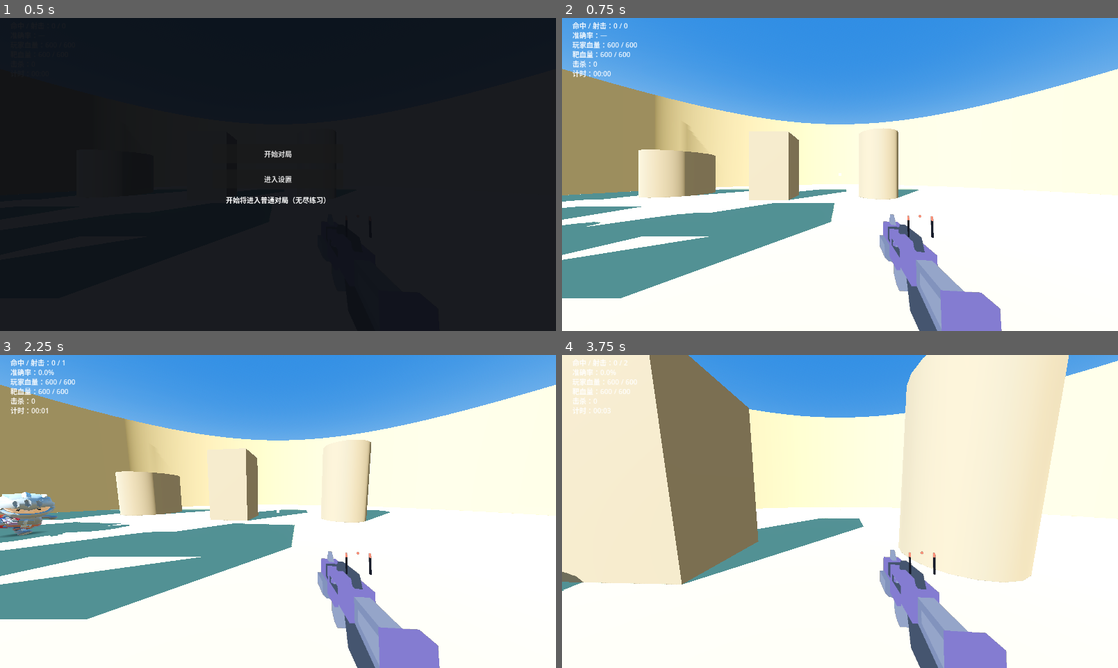
Above: before the commit, frames 1-4 (two rows, left to right).
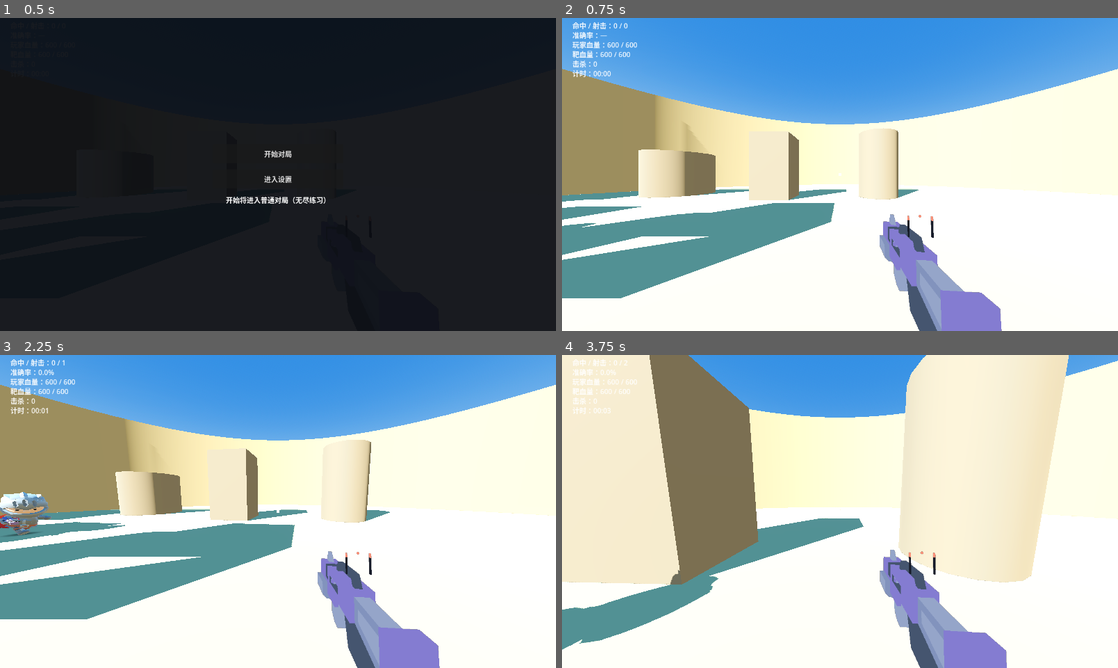
Above: after the commit, the same moments.

Repository: sefFumyc/Aimtrainer_ApexLegends
Game: Godot game, scene res://src/scenes/main.tscn
The game is run twice, just before and just after one commit, with the same random seed, the same clock (stepped at 60 frames per second) and the same inputs.
Inputs (mouse positions are in pixels of both pictures, inside the frame that each line leads up to):
- Up to frame 1 (0.5 s): no input
- Up to frame 2 (0.75 s): click "开始对局" at 0.5 s
- Up to frame 3 (2.25 s): tap Enter at 1.25 s; move the mouse to (305, 511) at 1.27 s; hold Space (jump) 1.28-2.03 s; hold W (move_forward) from 1.28 s (still down); click (305, 511) at 1.42 s; move the mouse to (250, 511) at 2.02 s; right-click (250, 511) at 2.1 s
- Up to frame 4 (3.75 s): keep holding W (move_forward); tap Space (jump) at 2.27, 2.3, 2.57, 3.05 s; move the mouse to (851, 505) at 2.77 s; hold Ctrl (crouch) 2.78-3.53 s; move the mouse to (834, 517) at 3.52 s; click (834, 517) at 3.6 s

Frame 1 is identical in both runs. In frame 2, less than 0.1% of the frame differs, in the area x 0-7%, y 65-67%; in frame 3, 0.5%; in frame 4, 2.9%, in the area x 0-29%, y 68-95%.
Error before the commit: Invalid assignment of property or key 'disabled' with value of type 'bool' on a base object of type 'HSlider'. (res://src/scenes/settings_panel.gd:578)
Error after the commit: Invalid assignment of property or key 'disabled' with value of type 'bool' on a base object of type 'HSlider'. (res://src/scenes/settings_panel.gd:595)

Commit message:
出厂默认第二次烘焙 + 全屏宽高比拉伸（ADR-0022/0029）：玩家实测 12 处差异烧入代码默认（含冲锋枪相机通道 1.1、体型半径 10、跳跃间隔 0.6–5.5、RAS 0.5、开关设置改绑 B，双处契约同步），预设表与现存 cfg 不动；设置页「画面与输入」新增「全屏宽高比」（16:9 默认/16:10），F11 独占全屏按屏高为分母算宽、驱动整体拉伸铺满（CS/Apex stretched 语义，竖直 FOV 恒定零改动），全屏中切档立即生效、退回恢复旧窗口尺寸，持久化 [video] aspect 不进预设

Diff:
--- a/project.godot
+++ b/project.godot
@@ -109,7 +109,7 @@
 toggle_settings={
 "deadzone": 0.5,
 "events": [Object(InputEventKey,"resource_local_to_scene":false,"resource_name":"","device":-1,"window_id":0,"alt_press …(195 unchanged characters)…
-, Object(InputEventJoypadButton,"resource_local_to_scene":false,"resource_name":"","device":-1,"button_index":4,"pressure":0.0,"pressed":false,"script":null)
+, Object(InputEventJoypadButton,"resource_local_to_scene":false,"resource_name":"","device":-1,"button_index":1,"pressure":0.0,"pressed":false,"script":null)
 ]
 }
 toggle_fullscreen={
--- a/src/autoload/game_settings.gd
+++ b/src/autoload/game_settings.gd
@@ -56,18 +56,24 @@
 ## 「受击红屏」（ADR-0019）：玩家被 bot 命中时全屏泛红渐隐的开关，与「命中提示」对偶。
 var hit_flash_enabled := true
 ## 「后坐力强度」（票 08 / ADR-0026，CONTEXT）：枪械抖动（枪体 kick）与相机抖动（相机踢）按武器
-## 分档的倍率，出厂默认即玩家实测定稿手感（步枪/手枪 × 枪械/相机；冲锋枪无实测，
-## 默认中性 1.0 从设计基准起步），0 = 关掉该通道。个人手感偏好，不进预设 26 项。
+## 分档的倍率，出厂默认全部为玩家实测定稿手感（ADR-0022 第二次烘焙），
+## 0 = 关掉该通道。个人手感偏好，不进预设。
 var recoil_gun_rifle := 1.4
 var recoil_gun_pistol := 2.0
 var recoil_gun_burst := 1.0
 var recoil_cam_rifle := 0.72
 var recoil_cam_pistol := 2.0
-var recoil_cam_burst := 1.0
+var recoil_cam_burst := 1.1
 ## 「画面质量」两档（默认中）。
 var graphics_quality: Quality = Quality.MEDIUM
-## 靶的「体型半径」（4–60，默认 12）。
-var body_radius := 12.0
+## 「全屏宽高比」两档取值（ADR-0029）：分辨率按 16:档位 算宽。
+const FULLSCREEN_ASPECT_16_9 := 9
+const FULLSCREEN_ASPECT_16_10 := 10
+## 「全屏宽高比」（ADR-0029）：F11 独占全屏时的分辨率档位（16:9 = 9 / 16:10 = 10，默认 16:9）。
+## 只影响全屏，窗口化不受影响；即改即存、不进「预设」。
+var fullscreen_aspect := FULLSCREEN_ASPECT_16_9
+## 靶的「体型半径」（4–60，默认 10）。
+var body_radius := 10.0
 ## 「目标距离」（40–800，默认 400）：bot 与玩家的理想平面距离，也是「刷新」的生成距离。
 var target_range := 400.0
 ## 「场地布局」。
@@ -88,16 +94,16 @@
 var bot_switch_max := 1.5
 ## 「移动模式」（默认「动态游走」）。
 var bot_movement_mode: BotMovement = BotMovement.WANDER
-## 「游走倾向」（0–1，默认 0.45）：变向时混入「前后分量」的概率。
-var bot_wander := 0.45
-## 「进攻倾向」/「撤退倾向」（0–1，默认 0.5 / 0.3）：混入的那一份选 W / S 的加权比例。
-var bot_aggression := 0.5
-var bot_retreat := 0.3
-## 「走廊」半宽（0–300，默认 100）：动态游走时允许的距离波动幅度。
-var bot_range_amp := 100.0
-## 「躲避概率」（0–1）：连发（步枪）默认 0.15、单发（手枪）默认 0.3。
-var bot_dodge_auto := 0.15
-var bot_dodge_semi := 0.3
+## 「游走倾向」（0–1，默认 0.55）：变向时混入「前后分量」的概率。
+var bot_wander := 0.55
+## 「进攻倾向」/「撤退倾向」（0–1，默认 0.35 / 0.25）：混入的那一份选 W / S 的加权比例。
+var bot_aggression := 0.35
+var bot_retreat := 0.25
+## 「走廊」半宽（0–300，默认 125）：动态游走时允许的距离波动幅度。
+var bot_range_amp := 125.0
+## 「躲避概率」（0–1）：连发（步枪）默认 0.1、单发（手枪）默认 0.25。
+var bot_dodge_auto := 0.1
+var bot_dodge_semi := 0.25
 ## 「最短躲避时间」（0–1.0 秒，默认 0.1，0 = 关闭）：只约束躲避。
 var bot_dodge_min_time := 0.1
 
@@ -111,10 +117,10 @@
 ## 「bot 跳跃」（票 11 / ADR-0023）：独立随机计时的对枪跳跃——开关 + 「跳跃间隔」窗口（秒）。
 ## 不绑变向/受击；不与「bot 开镜」互锁（bot 开镜无视觉表现，空中开镜不矛盾）。
 var bot_jump_enabled := true
-var bot_jump_min := 4.0
-var bot_jump_max := 12.0
-## 「RAS 概率」（票 13 / ADR-0028，默认 0）：抽中跳跃后延迟到变向满速瞬间起跳的概率。
-var bot_jump_ras_prob := 0.0
+var bot_jump_min := 0.6
+var bot_jump_max := 5.5
+## 「RAS 概率」（票 13 / ADR-0028，默认 0.5）：抽中跳跃后延迟到变向满速瞬间起跳的概率。
+var bot_jump_ras_prob := 0.5
 ## 「吸血」（默认关）：命中方按本次伤害回血，封顶 600。
 var lifesteal_enabled := false
 ## 「间隔计时器」（默认关）：启用后主菜单「开始」进入计时会话。
@@ -156,6 +162,13 @@
 	ads_sens_mult = cfg.get_value("input", "ads_sens_mult", ads_sens_mult)
 	gamepad_bindings = GamepadBindings.load_bindings(cfg)
 	graphics_quality = cfg.get_value("video", "quality", graphics_quality) as Quality
+	# 全屏宽高比只认两档（ADR-0029），其余历史值一律回落默认。
+	var stored_aspect := int(cfg.get_value("video", "aspect", fullscreen_aspect))
+	fullscreen_aspect = (
+		stored_aspect
+		if stored_aspect in [FULLSCREEN_ASPECT_16_9, FULLSCREEN_ASPECT_16_10]
+		else FULLSCREEN_ASPECT_16_9
+	)
 	muzzle_flash_enabled = cfg.get_value("fx", "muzzle_flash", muzzle_flash_enabled)
 	tracer_enabled = cfg.get_value("fx", "tracer", tracer_enabled)
 	hit_marker_enabled = cfg.get_value("fx", "hit_marker", hit_marker_enabled)
@@ -251,6 +264,11 @@
 	apply_avoidance_config(out)
 	return out
 
+## 按「全屏宽高比」档位算独占全屏分辨率（ADR-0029）：取屏幕高为分母、按 16:aspect 算宽——
+## 16:9 恰为桌面原生（与旧版行为等价），16:10 通常窄于屏幕、由驱动整体拉伸铺满。
+static func fullscreen_resolution(screen: Vector2i, aspect: int) -> Vector2i:
+	return Vector2i(int(round(screen.y * 16.0 / aspect)), screen.y)
+
 ## 任一 bot 滑铲开关是否开启（ADS 互锁与铲跳可用性判定共用）。
 func bot_slide_any_enabled() -> bool:
 	return bot_attack_slide_enabled or bot_respawn_slide_enabled
@@ -308,6 +326,7 @@
 	for action in GamepadBindings.ACTIONS:
 		cfg.set_value("input", "bind_" + String(action), String(gamepad_bindings.get(action, "")))
 	cfg.set_value("video", "quality", graphics_quality)
+	cfg.set_value("video", "aspect", fullscreen_aspect)
 	cfg.set_value("fx", "muzzle_flash", muzzle_flash_enabled)
 	cfg.set_value("fx", "tracer", tracer_enabled)
 	cfg.set_value("fx", "hit_marker", hit_marker_enabled)
--- a/src/logic/gamepad_bindings.gd
+++ b/src/logic/gamepad_bindings.gd
@@ -27,15 +27,16 @@
 	&"toggle_settings": "开关设置",
 }
 
-## 出厂默认（ADR-0025）：砍掉 A/B——跳跃=RT、蹲=LT、开火=RB、开镜=LB、切换武器=Y、开关设置=Back。
-## 与 project.godot 手写 InputMap 的手柄事件保持一致（运行时以本表回灌）。
+## 出厂默认（ADR-0025）：砍掉 A/B——跳跃=RT、蹲=LT、开火=RB、开镜=LB、切换武器=Y、开关设置=B。
+## 与 project.godot 手写 InputMap 的手柄事件保持一致（运行时以本表回灌）；
+## 开关设置=B 是玩家实测定稿（ADR-0022 第二次烘焙）。
 const DEFAULTS := {
 	&"jump": "a5:1",
 	&"crouch": "a4:1",
 	&"fire": "b10",
 	&"ads": "b9",
 	&"weapon_switch": "b3",
-	&"toggle_settings": "b4",
+	&"toggle_settings": "b1",
 }
 
 ## 按钮友好名（Godot JoyButton 枚举；0=A … 14=十字右）。
--- a/src/logic/preset_store.gd
+++ b/src/logic/preset_store.gd
@@ -52,21 +52,22 @@
 	"lifesteal_enabled",
 ]
 
-## 出厂默认（缺字段时补齐；与 `GameSettings` 的初值一致——玩家实测定稿手感，2026-10 烘焙）。
+## 出厂默认（缺字段时补齐；与 `GameSettings` 的初值一致——玩家实测定稿手感，
+## 2026-10 第二次烘焙，ADR-0022）。
 const DEFAULTS := {
 	"target_range": 400.0,
-	"body_radius": 12.0,
+	"body_radius": 10.0,
 	"bot_hit_rate": 50,
 	"bot_fire_enabled": true,
 	"bot_ads_enabled": false,
 	"lifesteal_enabled": false,
 	"bot_movement_mode": 1,
-	"bot_wander": 0.45,
-	"bot_aggression": 0.5,
-	"bot_retreat": 0.3,
-	"bot_range_amp": 100.0,
-	"bot_dodge_auto": 0.15,
-	"bot_dodge_semi": 0.3,
+	"bot_wander": 0.55,
+	"bot_aggression": 0.35,
+	"bot_retreat": 0.25,
+	"bot_range_amp": 125.0,
+	"bot_dodge_auto": 0.1,
+	"bot_dodge_semi": 0.25,
 	"bot_dodge_min_time": 0.1,
 	"bot_switch_min": 1.0,
 	"bot_switch_max": 1.5,
@@ -78,9 +79,9 @@
 	"bot_slide_jump_enabled": true,
 	"bot_slide_jump_prob": 0.5,
 	"bot_jump_enabled": true,
-	"bot_jump_min": 4.0,
-	"bot_jump_max": 12.0,
-	"bot_jump_ras_prob": 0.0,
+	"bot_jump_min": 0.6,
+	"bot_jump_max": 5.5,
+	"bot_jump_ras_prob": 0.5,
 }
 
 ## 预设名 → 27 项快照（String 键）。
--- a/src/scenes/main.gd
+++ b/src/scenes/main.gd
@@ -113,6 +113,8 @@
 var _pre_beep_audio: AudioStreamPlayer
 var _start_beep_audio: AudioStreamPlayer
 var _respawn_audio: AudioStreamPlayer3D ## 刷新三维定位音（ADR-0019）：全套音效里唯一带方位感的
+## 进独占全屏前的窗口尺寸（ADR-0029）：退回窗口化时恢复。
+var _pre_fullscreen_size := Vector2i.ZERO
 
 ## 每帧装配一次的 bot 感知；玩家开火（物理帧）也复用它，不必重算。
 var _perception := BotAi.Perception.new()
@@ -129,6 +131,8 @@
 	# 主菜单提示随「间隔计时器」开关即时刷新（CONTEXT「主菜单」）：设置一关立刻重算。
 	settings_panel.closed.connect(main_menu.refresh_hint)
 	settings_panel.changed.connect(_apply_settings)
+	# 「全屏宽高比」在全屏状态下切档 → 立即重设分辨率（ADR-0029）。
+	settings_panel.fullscreen_aspect_changed.connect(_apply_fullscreen_resolution)
 	main_menu.start_pressed.connect(_on_menu_start)
 	main_menu.settings_pressed.connect(func() -> void: settings_panel.toggle())
 	settlement.new_round_pressed.connect(_start_duel)
@@ -177,13 +181,32 @@
 	if Input.is_action_just_pressed("ui_cancel"):
 		_on_escape()
 
-## F11 切换 窗口 ↔ 独占全屏（ADR-0019）：会话级热键，不持久化、任何舞台可用。
+## F11 切换 窗口 ↔ 独占全屏（ADR-0019/0029）：会话级热键，不持久化、任何舞台可用。
+## 全屏分辨率按「全屏宽高比」档位算出（屏高为分母、16:aspect 算宽）；进全屏前记住
+## 窗口尺寸、退回时恢复。
 func _toggle_fullscreen() -> void:
 	var window := get_window()
-	window.mode = (
-		Window.MODE_WINDOWED
-		if window.mode == Window.MODE_EXCLUSIVE_FULLSCREEN
-		else Window.MODE_EXCLUSIVE_FULLSCREEN
+	if window.mode == Window.MODE_EXCLUSIVE_FULLSCREEN:
+		window.mode = Window.MODE_WINDOWED
+		window.size = _pre_fullscreen_size
+		return
+	_pre_fullscreen_size = window.size
+	_set_fullscreen_resolution()
+	window.mode = Window.MODE_EXCLUSIVE_FULLSCREEN
+
+## 「全屏宽高比」切档时由设置面板触发（ADR-0029）：正在独占全屏则立即按新档位重设
+## 分辨率；窗口化则仅由下次 F11 生效。重申一遍模式，让显示模式跟上新尺寸。
+func _apply_fullscreen_resolution() -> void:
+	if get_window().mode != Window.MODE_EXCLUSIVE_FULLSCREEN:
+		return
+	_set_fullscreen_resolution()
+	get_window().mode = Window.MODE_EXCLUSIVE_FULLSCREEN
+
+## 按「全屏宽高比」档位把窗口尺寸设为换算出的全屏分辨率（ADR-0029）。
+func _set_fullscreen_resolution() -> void:
+	var window := get_window()
+	window.size = GameSettings.fullscreen_resolution(
+		DisplayServer.screen_get_size(window.current_screen), GameSettings.fullscreen_aspect
 	)
 
 ## ESC：菜单 / 结算下不做事；对局与计时会话的任一阶段都结束本局并给出结算。
--- a/src/scenes/settings_panel.gd
+++ b/src/scenes/settings_panel.gd
@@ -9,6 +9,8 @@
 signal changed
 signal opened
 signal closed
+## 「全屏宽高比」切档（ADR-0029）：main 据此在独占全屏状态下立即重设分辨率。
+signal fullscreen_aspect_changed
 
 const LABEL_WIDTH := 150
 const ADS_MULT_MIN := 0.1 ## 「开镜灵敏度倍率」下限（CONTEXT）
@@ -44,6 +46,10 @@
 ## prop → 控件：切预设后按需回灌数值（`set_value_no_signal` 避免反过来再写一遍）。
 var _controls := {}
 
+## 「全屏宽高比」（ADR-0029）：档位下拉框 + 只读换算信息行。
+var _aspect_select: OptionButton
+var _aspect_info: Label
+
 func _ready() -> void:
 	set_anchors_preset(Control.PRESET_FULL_RECT)
 	visible = false
@@ -233,8 +239,19 @@
 	quality.item_selected.connect(_on_quality)
 	page.add_child(_row("画面质量", quality))
 
+	# 「全屏宽高比」（ADR-0029）：只作用于 F11 独占全屏，16:9 恰为桌面原生、
+	# 16:10 窄于屏幕由驱动拉伸铺满（CS/Apex stretched 语义）；信息行随档位即时换算。
+	_aspect_select = OptionButton.new()
+	_aspect_select.add_item("16:9", GameSettings.FULLSCREEN_ASPECT_16_9)
+	_aspect_select.add_item("16:10", GameSettings.FULLSCREEN_ASPECT_16_10)
+	_aspect_select.selected = _aspect_select.get_item_index(GameSettings.fullscreen_aspect)
+	_aspect_select.item_selected.connect(_on_fullscreen_aspect)
+	page.add_child(_row("全屏宽高比", _aspect_select))
+	_aspect_info = _label(_fullscreen_aspect_text())
+	page.add_child(_aspect_info)
+
 ## 「后坐力强度」分页（票 08 / ADR-0026）：六通道倍率滑条平铺，倍率量纲 0–2、步进 0.01、
-## 两位小数；0 = 关掉该通道抖动。步枪/手枪出厂默认即玩家实测定稿手感，冲锋枪中性 1.0。
+## 两位小数；0 = 关掉该通道抖动。出厂默认全部为玩家实测定稿手感（ADR-0022 第二次烘焙）。
 ## 个人手感偏好，随 GameSettings 即改即存、不进预设。
 func _build_recoil_page(page: VBoxContainer) -> void:
 	var lo: float = GameSettings.RECOIL_MULT_MIN
@@ -591,6 +608,19 @@
 func _on_quality(index: int) -> void:
 	_write(&"graphics_quality", GameSettings.Quality.LOW if index == 0 else GameSettings.Quality.MEDIUM)
 
+## 「全屏宽高比」切档（ADR-0029）：写设置（即改即存、不在预设 FIELDS 内故无写回）→
+## 刷新信息行 → 通知 main（全屏中立即生效）。
+func _on_fullscreen_aspect(index: int) -> void:
+	_write(&"fullscreen_aspect", _aspect_select.get_item_id(index))
+	_aspect_info.text = _fullscreen_aspect_text()
+	fullscreen_aspect_changed.emit()
+
+## 信息行文本：桌面分辨率 → 全屏换算结果（拉伸铺满）。
+func _fullscreen_aspect_text() -> String:
+	var screen := DisplayServer.screen_get_size(DisplayServer.window_get_current_screen())
+	var full := GameSettings.fullscreen_resolution(screen, GameSettings.fullscreen_aspect)
+	return "桌面 %d×%d → 全屏 %d×%d（拉伸铺满）" % [screen.x, screen.y, full.x, full.y]
+
 func _on_fire_enabled(on: bool) -> void:
 	_hit_rate_row.visible = on
 
--- /dev/null
+++ b/tests/unit/test_fullscreen_resolution.gd
@@ -0,0 +1,20 @@
+## 「全屏宽高比」分辨率换算的纯逻辑测试（ADR-0029）：屏高为分母、按 16:aspect 算宽。
+
+extends GutTest
+
+const GS := preload("res://src/autoload/game_settings.gd")
+
+func test_16_9_matches_desktop_native() -> void:
+	assert_eq(GS.fullscreen_resolution(Vector2i(2560, 1440), 9), Vector2i(2560, 1440), "16:9 恰为桌面原生")
+	assert_eq(GS.fullscreen_resolution(Vector2i(1920, 1080), 9), Vector2i(1920, 1080))
+
+func test_16_10_narrower_than_screen() -> void:
+	assert_eq(GS.fullscreen_resolution(Vector2i(2560, 1440), 10), Vector2i(2304, 1440), "16:10 窄于屏幕，驱动拉伸铺满")
+	assert_eq(GS.fullscreen_resolution(Vector2i(1920, 1080), 10), Vector2i(1728, 1080))
+
+func test_ultrawide_uses_height_only() -> void:
+	assert_eq(GS.fullscreen_resolution(Vector2i(3440, 1440), 10), Vector2i(2304, 1440), "只取屏高，宽随比例")
+	assert_eq(GS.fullscreen_resolution(Vector2i(3440, 1440), 9), Vector2i(2560, 1440))
+
+func test_odd_height_rounds() -> void:
+	assert_eq(GS.fullscreen_resolution(Vector2i(1000, 1001), 10), Vector2i(1602, 1001), "1001×1.6 = 1601.6 → 1602")
--- a/tests/unit/test_gamepad_bindings.gd
+++ b/tests/unit/test_gamepad_bindings.gd
@@ -12,7 +12,7 @@
 	assert_eq(d[&"fire"], "b10")
 	assert_eq(d[&"ads"], "b9")
 	assert_eq(d[&"weapon_switch"], "b3")
-	assert_eq(d[&"toggle_settings"], "b4")
+	assert_eq(d[&"toggle_settings"], "b1")
 
 func test_from_event_button() -> void:
 	var press := InputEventJoypadButton.new()
@@ -100,7 +100,7 @@
 	assert_eq(String(b[&"jump"]), "a5:1")
 	assert_eq(String(b[&"crouch"]), "a4:1")
 	assert_eq(String(b[&"ads"]), "b9")
-	assert_eq(String(b[&"toggle_settings"]), "b4") # 缺项回落默认
+	assert_eq(String(b[&"toggle_settings"]), "b1") # 缺项回落默认
 
 func test_load_bindings_accepts_unbound() -> void:
 	var cfg := ConfigFile.new()
--- a/tests/unit/test_preset_and_auto_radius.gd
+++ b/tests/unit/test_preset_and_auto_radius.gd
@@ -76,7 +76,7 @@
 	assert_false(ps.has("损坏"), "核心六项缺失视为损坏，整条跳过")
 	var old := ps.capture("老预设")
 	assert_almost_eq(old["body_radius"], 20.0, 1e-9)
-	assert_almost_eq(old["bot_aggression"], 0.5, 1e-9, "缺项按出厂默认补齐")
+	assert_almost_eq(old["bot_aggression"], 0.35, 1e-9, "缺项按出厂默认补齐")
 	assert_eq(old["bot_weight_mid"], 0.3)
 	assert_eq(ps.active(), "老预设")
 
Not shown, added: tests/unit/test_fullscreen_resolution.gd.uid
Not shown, changed: CONTEXT.md
Not shown, changed: docs/adr/0022-factory-defaults-from-playtest.md
Not shown, added: docs/adr/0029-fullscreen-aspect-ratio-stretched.md
